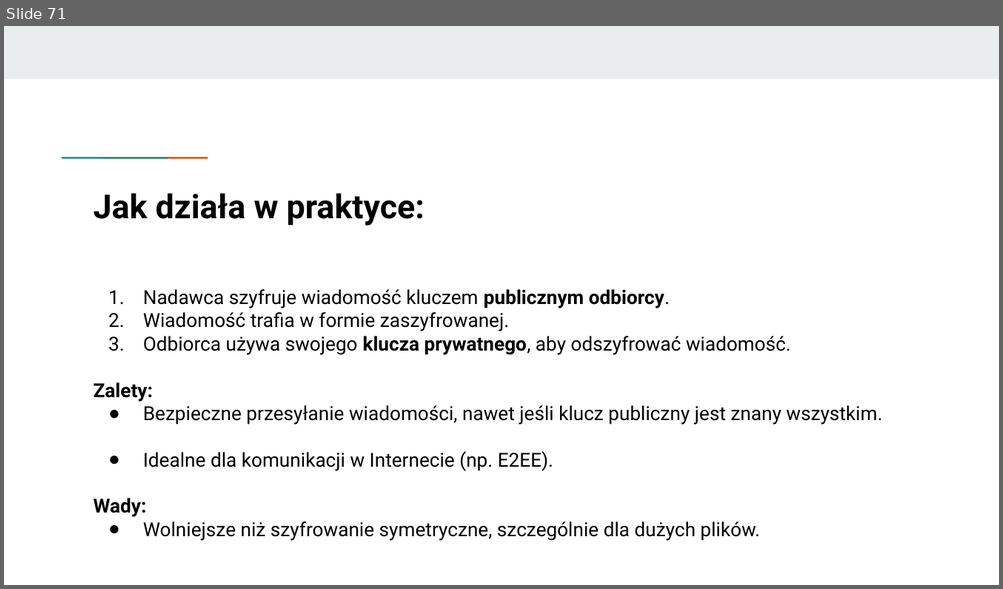
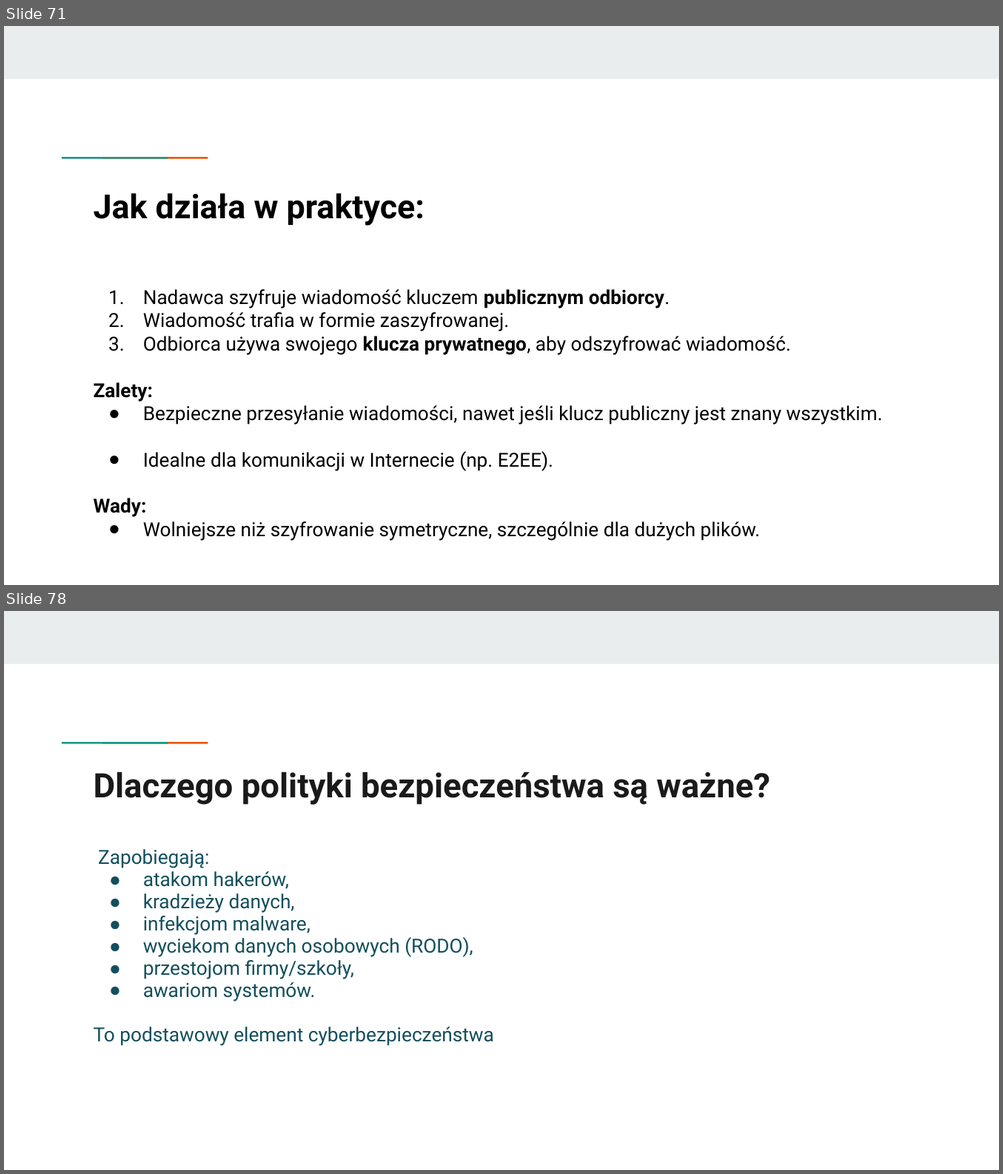
Before and after one commit to KasiaKasia/PRZEDMIOTY, a slide deck: ZASTOSOWANIE_INFORMATYKI/1A-gr_2/Zastosowanie informatyki - 1A gr. 2-plik2.pptx. Shown one above the other, each under a label of ours: slide 71 before the commit, slides 71 and 78 after it; the slides between them are not shown. The pictures are 1003x589 and 1003x1174 pixels, drawn with LibreOffice and Linux fonts; fonts in the diff are those of the drawing. Boxes give left, top, right and bottom in pixels: in the first picture for what was removed or moved away, otherwise in the second. Text is boxed around its words. In the diff, an @@ line names an element or a change of style, - is before the commit and + after.

```diff
--- a/ZASTOSOWANIE_INFORMATYKI/1A-gr_2/Zastosowanie informatyki - 1A gr. 2-plik2.pptx
+++ b/ZASTOSOWANIE_INFORMATYKI/1A-gr_2/Zastosowanie informatyki - 1A gr. 2-plik2.pptx
@@ slide 78 added at (4, 611, 999, 1170), background #FFFFFF; not listed: 3 template elements that a slide beside it also shows @@
@@ title added at (94, 772, 770, 805), 24.4 pt, text #1A1A1A, bold @@
+Dlaczego polityki bezpieczeństwa są ważne?
@@ text added at (94, 849, 494, 1046), 14.1 pt, text #134F5C @@
+Zapobiegają:
+● atakom hakerów,
+● kradzieży danych,
+● infekcjom malware,
+● wyciekom danych osobowych (RODO),
+● przestojom firmy/szkoły,
+● awariom systemów.
+To podstawowy element cyberbezpieczeństwa
```
Also in this commit, not shown: 7 other slides added, 1 other file.
